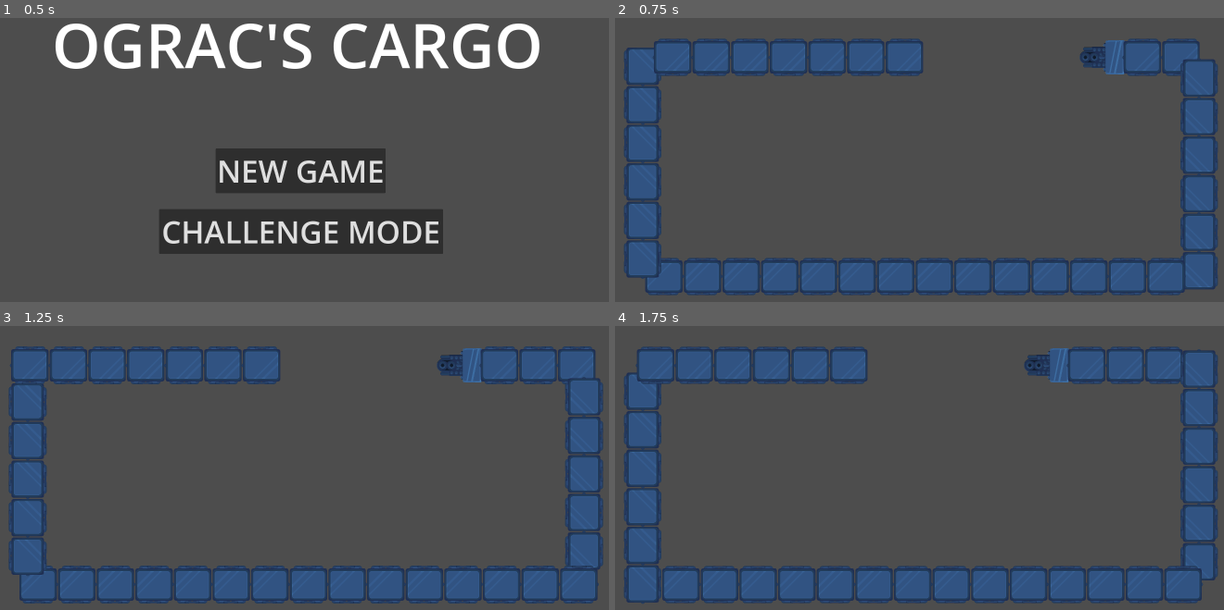
Above: before the commit, frames 1-4 (two rows, left to right).
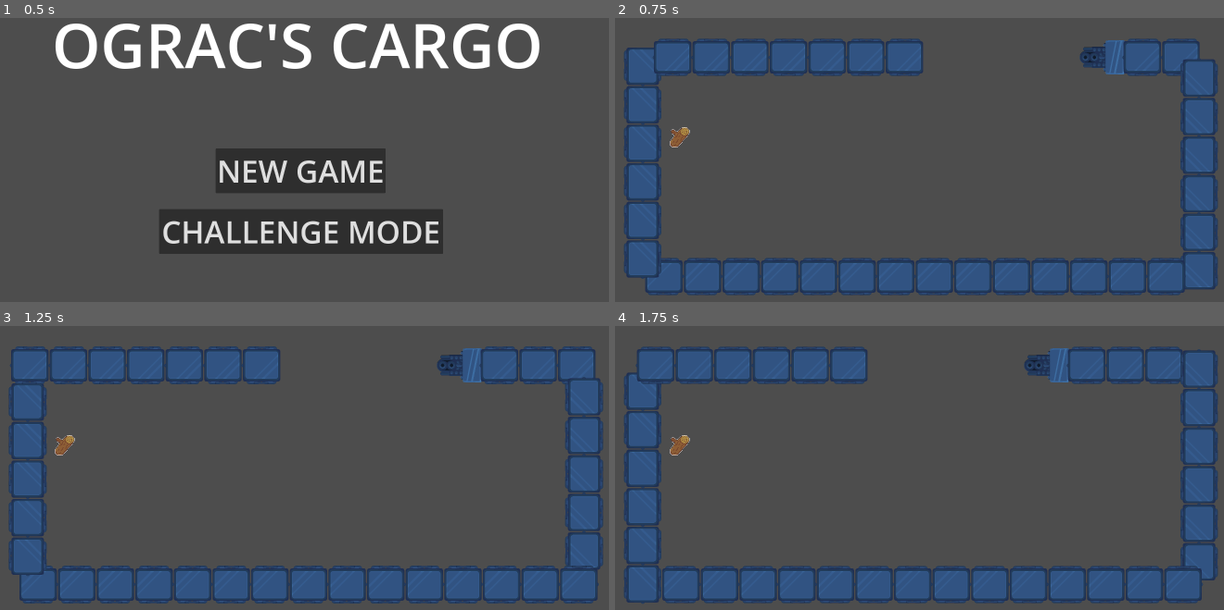
Above: after the commit, the same moments.

Repository: decadentpig/GMTK2025
Game: Godot game, scene res://main_menu.tscn
Same seed, same stepped clock (60 frames per second), same inputs: the game is played once before the commit and once after it.
Inputs (mouse positions are in pixels of both pictures, inside the frame that each line leads up to):
- Up to frame 1 (0.5 s): no input
- Up to frame 2 (0.75 s): click "CHALLENGE MODE" at 0.5 s
- Up to frame 3 (1.25 s): no input
- Up to frame 4 (1.75 s): move the mouse to (1083, 453) at 1.27 s; click (1083, 453) at 1.35 s

Frame 1 is identical in both runs. In frame 2, 0.2% of the frame differs, in the area x 8-13%, y 38-46%; in frame 3, 0.2%; in frame 4, 0.2%.

Commit message:
Spawn resources randomly

Diff:
--- a/Scripts/carriage.gd
+++ b/Scripts/carriage.gd
@@ -14,4 +14,5 @@
 	progress += speed
 
 func _on_area_2d_body_entered(body: Node2D) -> void:
-	print("Selected by player?", body.selected_by_player)
+	pass
+	#print("Selected by player?", body.selected_by_player)
--- a/game_manager.gd
+++ b/game_manager.gd
@@ -1,3 +1,72 @@
 extends Node2D
 
+const RESOURCE_SPAWN_CHANCE = 0.001
+#const RESOURCE_SPAWN_CHANCE = 0.01 # FULL SPEEEED
+const RESOURCE_SPAWN_TRACK_OFFSET = 120
+const CARRIAGE_SIZE = 128
+const RESOURCE_TYPES = ["WOOD", "METAL"]
+
 @onready var raw_resource_prefab = preload("res://Scenes/raw_resource_prefab.tscn")
+
+func func_get_cord_for_side(side: Variant) -> int:
+	var chosen_cord = null
+	if typeof(side) == TYPE_INT:
+		return side
+	elif typeof(side) == TYPE_ARRAY:
+		return randi_range(side[0], side[1])
+	else:
+		print("ERROR", side)
+		return 0
+
+
+func spawn_resource() -> void:
+	var top_left_point = {"x": 300, "y": 320}
+	var bottom_left_point = {"x": 300, "y": 1030}
+	var bottom_right_point = {"x": 2100, "y": 1030}
+	var top_right_point = {"x": 2100, "y": 320}
+
+	var sides = [
+		# Outer left
+		{"x": top_left_point["x"] - RESOURCE_SPAWN_TRACK_OFFSET, "y": [top_left_point["y"] + CARRIAGE_SIZE, bottom_left_point["y"] - CARRIAGE_SIZE]},
+		# Inner left
+		{"x": top_left_point["x"] + RESOURCE_SPAWN_TRACK_OFFSET, "y": [top_left_point["y"] + CARRIAGE_SIZE, bottom_left_point["y"] - CARRIAGE_SIZE]},
+		# Outer bottom
+		{"x": [bottom_left_point["x"] + CARRIAGE_SIZE, bottom_right_point["x"] - CARRIAGE_SIZE], "y": bottom_left_point["y"] + RESOURCE_SPAWN_TRACK_OFFSET},
+		# Inner bottom
+		{"x": [bottom_left_point["x"] + CARRIAGE_SIZE, bottom_right_point["x"] - CARRIAGE_SIZE], "y": bottom_left_point["y"] - RESOURCE_SPAWN_TRACK_OFFSET},
+		# Outer right
+		{"x": bottom_right_point["x"] + RESOURCE_SPAWN_TRACK_OFFSET, "y": [top_right_point["y"] + CARRIAGE_SIZE, bottom_right_point["y"] - CARRIAGE_SIZE]},
+		# Inner right
+		{"x": bottom_right_point["x"] - RESOURCE_SPAWN_TRACK_OFFSET, "y": [top_right_point["y"] + CARRIAGE_SIZE, bottom_right_point["y"] - CARRIAGE_SIZE]},
+		# Outer top
+		{"x": [top_left_point["x"] + CARRIAGE_SIZE, top_right_point["x"] - CARRIAGE_SIZE], "y": top_right_point["y"] - RESOURCE_SPAWN_TRACK_OFFSET},
+		# Inner top
+		{"x": [top_left_point["x"] + CARRIAGE_SIZE, top_right_point["x"] - CARRIAGE_SIZE], "y": top_right_point["y"] + RESOURCE_SPAWN_TRACK_OFFSET},
+	]
+
+
+	# Pick side that resource spawns on
+	var random_side_index = randi() % sides.size()
+	var chosen_side = sides[random_side_index]
+
+	# Choose spawn location on side
+	var chosen_x = func_get_cord_for_side(chosen_side["x"])
+	var chosen_y = func_get_cord_for_side(chosen_side["y"])
+
+	# Choose resouce type
+	var resource_type_index = randi() % RESOURCE_TYPES.size()
+	var resource_type = RESOURCE_TYPES[resource_type_index]
+
+	# Spawn on grid
+	var resource = raw_resource_prefab.instantiate()
+	add_child(resource)
+	resource.set_resource_type(resource_type)
+	resource.position = Vector2(chosen_x, chosen_y)
+
+func _process(delta: float) -> void:
+	if randf() < RESOURCE_SPAWN_CHANCE:
+		spawn_resource()
+
+#
+func _ready() -> void:
+	spawn_resource()
